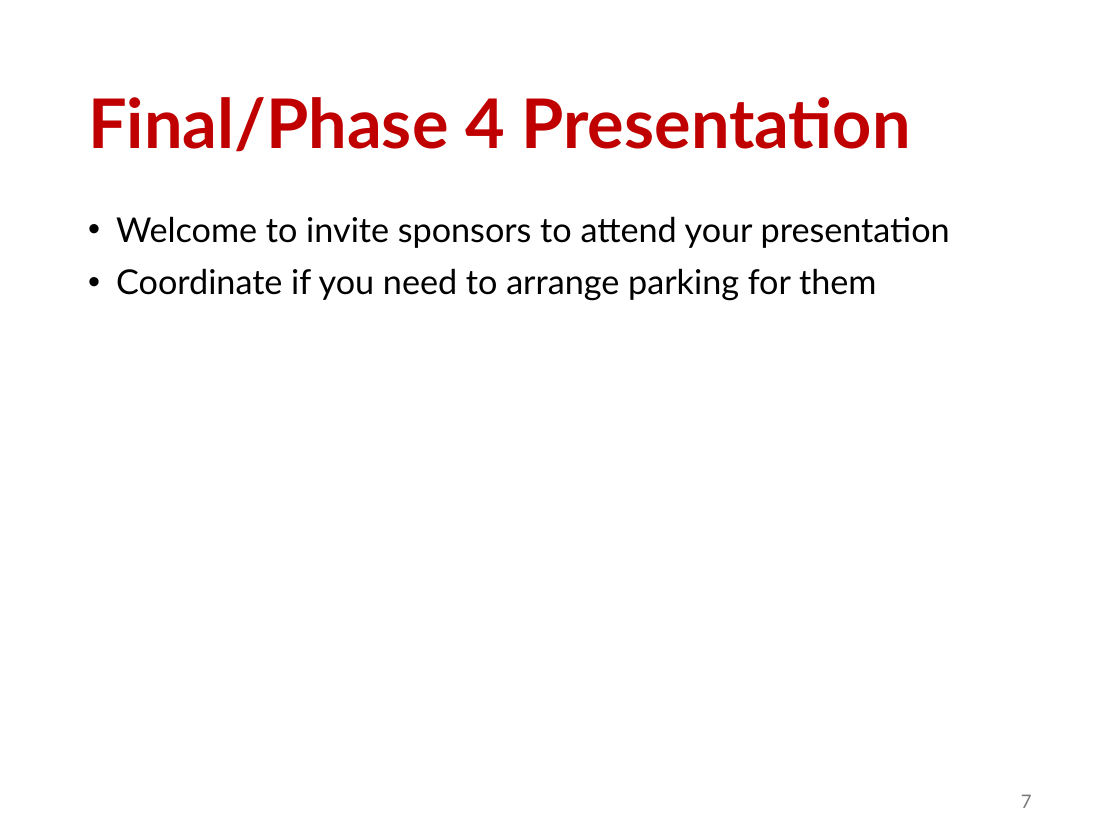
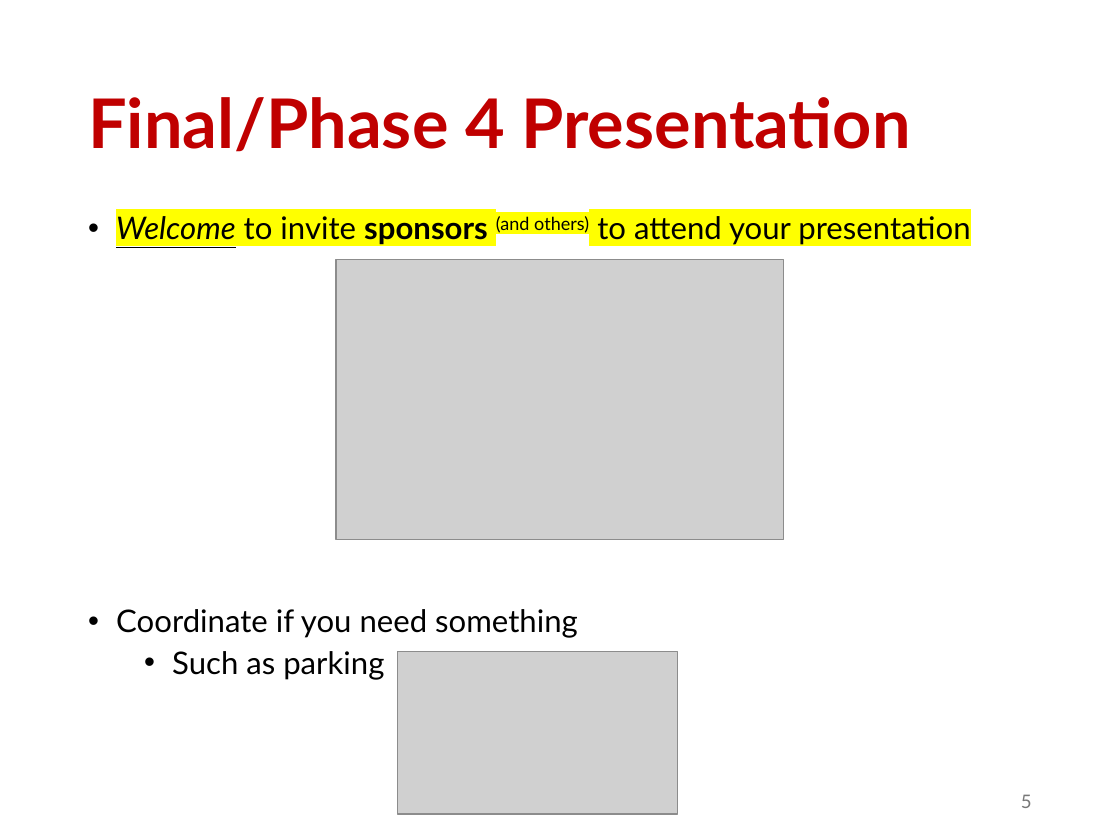
Before and after one commit to abuabara/abuabara.github.io, a slide deck: slide 5 of DAEN460S26/week12.pptx (slide 7 before the commit). Drawn at 1120x840 pixels with LibreOffice and Linux fonts; fonts in the diff are those of the drawing; grey boxes stand for pictures. Boxes give left, top, right and bottom in pixels: in the first picture for what was removed or moved away, otherwise in the second. Text is boxed around its words. In the diff, an @@ line names an element or a change of style, - is before the commit and + after.

```diff
--- a/DAEN460S26/week12.pptx
+++ b/DAEN460S26/week12.pptx
@@ text at (116, 216, 970, 680): text changed; size 22 to 20 pt @@
-• Welcome to invite sponsors to attend your presentation
-• Coordinate if you need to arrange parking for them
+• Welcome to invite sponsors (and others) to attend your presentation
+• Coordinate if you need something
+  • Such as parking
@@ picture added at (336, 260, 784, 540) @@
@@ picture added at (398, 652, 678, 814) @@
@@ page number at (1021, 794, 1032, 808): text changed @@
-7
+5
```
Also in this commit, not shown: 4 other slides changed, 1 other file.
